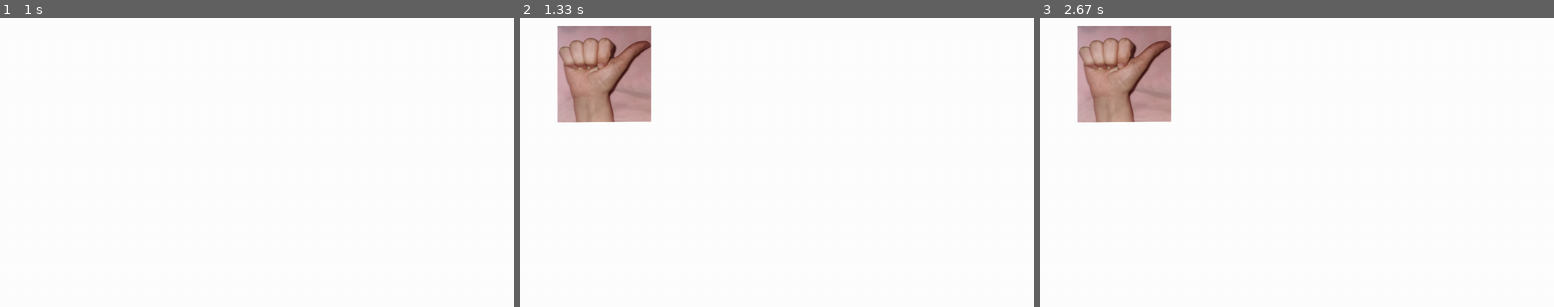
Above: before the commit, frames 1-3 (left to right).
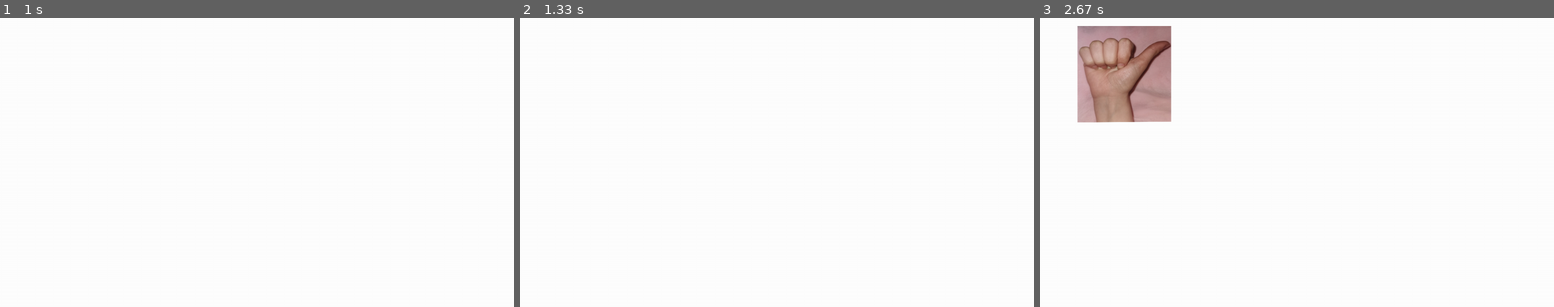
Above: after the commit, the same moments.

Repository: PAIN-BARHAM/Arabic-Sign-Language-RaspberryPi
Game: pygame game, started from keyboard.py
Same seed, same stepped clock (60 frames per second), same inputs: the game is played once before the commit and once after it.
Inputs:
- Up to frame 1 (1 s): hold Enter from 0.83 s (still down); hold D from 0.83 s (still down)
- Up to frame 2 (1.33 s): release Enter at 1.3 s; release D at 1.3 s
- Up to frame 3 (2.67 s): hold D from 2.33 s (still down)

Frame 1 is identical in both runs. In frame 2, 6.1% of the frame differs, in the area x 7-26%, y 2-37%; in frame 3, nothing differs.

Commit message:
fix the inputs

Diff:
--- a/keyboard.py
+++ b/keyboard.py
@@ -141,10 +141,11 @@
 
     if getKey("COMMA"):
         print("Key d was pressed")
+
         display_surface.fill(white)
         display_surface.blit(image3, (20, 20))
 
-    if getKey("z"):
+    if getKey("ESCAPE"):
         print("Key z was pressed")
         display_surface.fill(white)
         pygame.display.quit()
@@ -182,7 +183,8 @@
         #display_surface.fill(white)
 
 
-    if getKey("q"):
+    if getKey("RETURN"):
+        print("RETURN BUTTON")
         display_surface.fill(white)
         print(Test)
         if Test == "h":
@@ -210,6 +212,9 @@
 
         Test = ""
 
+    # if getKey('RETURN'):
+    #     print("KP_RETURN")
+
 
 if __name__ == "__main__":
     init()
